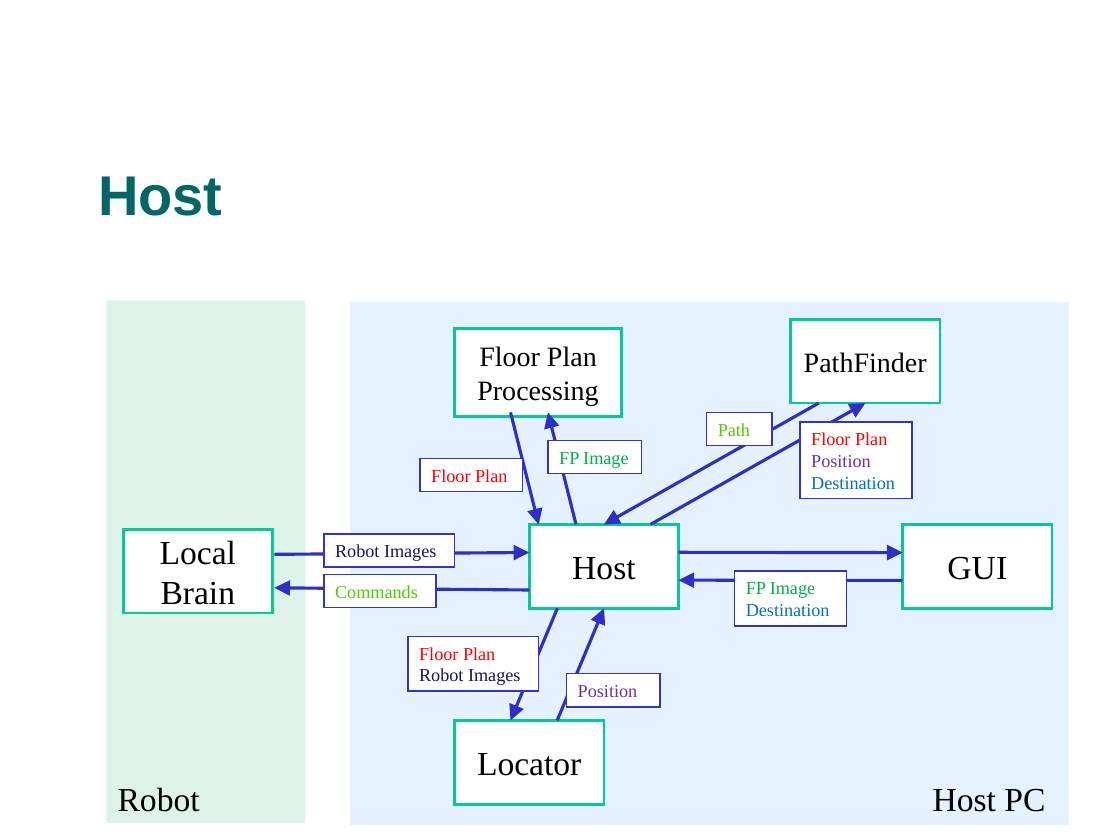
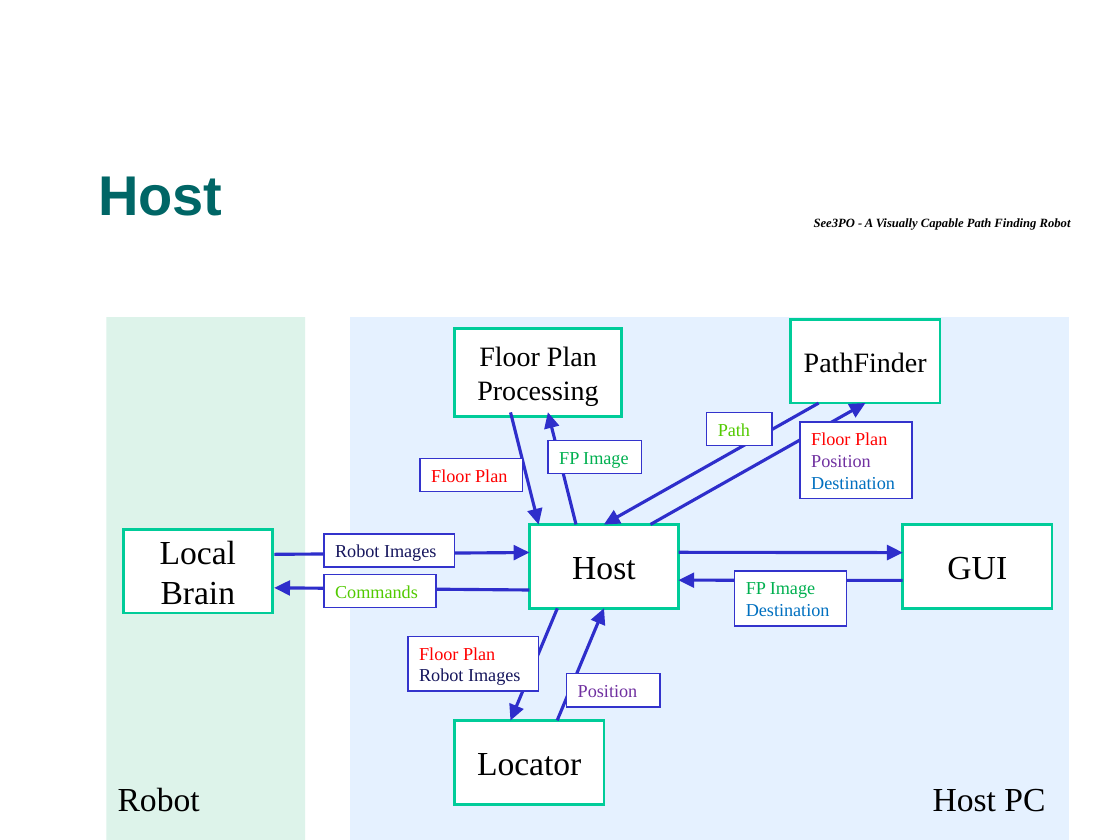
Before and after one commit to tkram01/see3po, a slide deck: slide 3 of Documents/PresentationFinal.ppt. Drawn at 1120x840 pixels with LibreOffice and Linux fonts; fonts in the diff are those of the drawing; background and template pictures are left out. Boxes give left, top, right and bottom in pixels: in the first picture for what was removed or moved away, otherwise in the second. Text is boxed around its words. In the diff, an @@ line names an element or a change of style, - is before the commit and + after.

```diff
--- a/Documents/PresentationFinal.ppt
+++ b/Documents/PresentationFinal.ppt
@@ text added at box(814, 218, 1071, 230), 9 pt, text #000000, bold, italic @@
+See3PO - A Visually Capable Path Finding Robot
@@ rectangle: place and size @@
-rectangle at box(107, 300, 305, 824)
+rectangle at box(107, 318, 305, 840)
@@ rectangle: place and size @@
-rectangle at box(350, 302, 1069, 826)
+rectangle at box(350, 318, 1069, 840)
```
Also in this commit, not shown: 8 other slides changed, 5 slides added, 1 slide removed.
